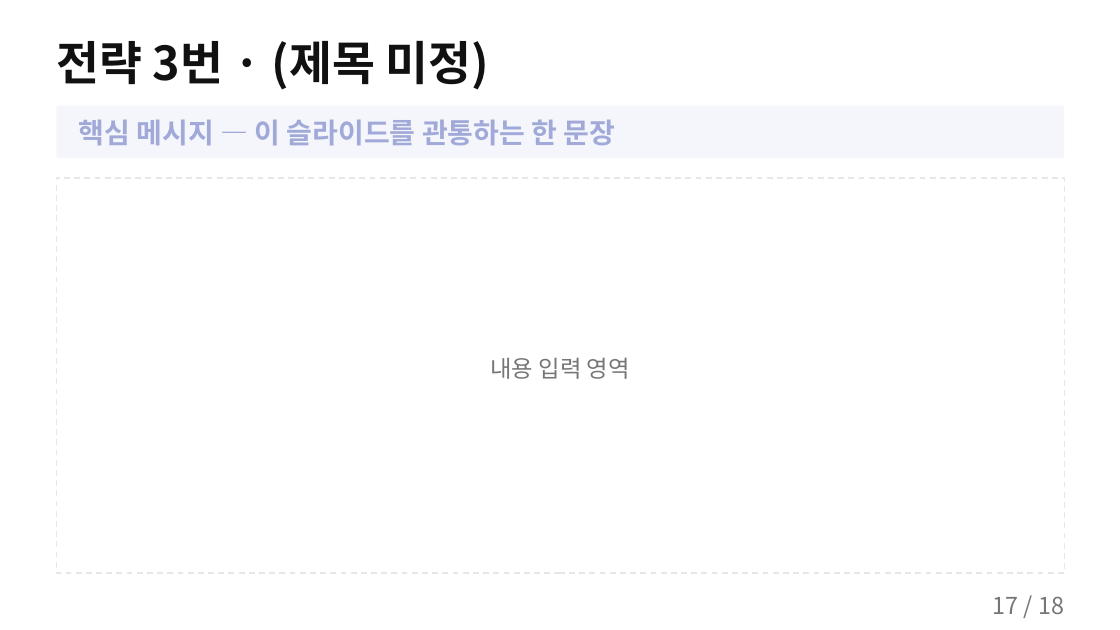
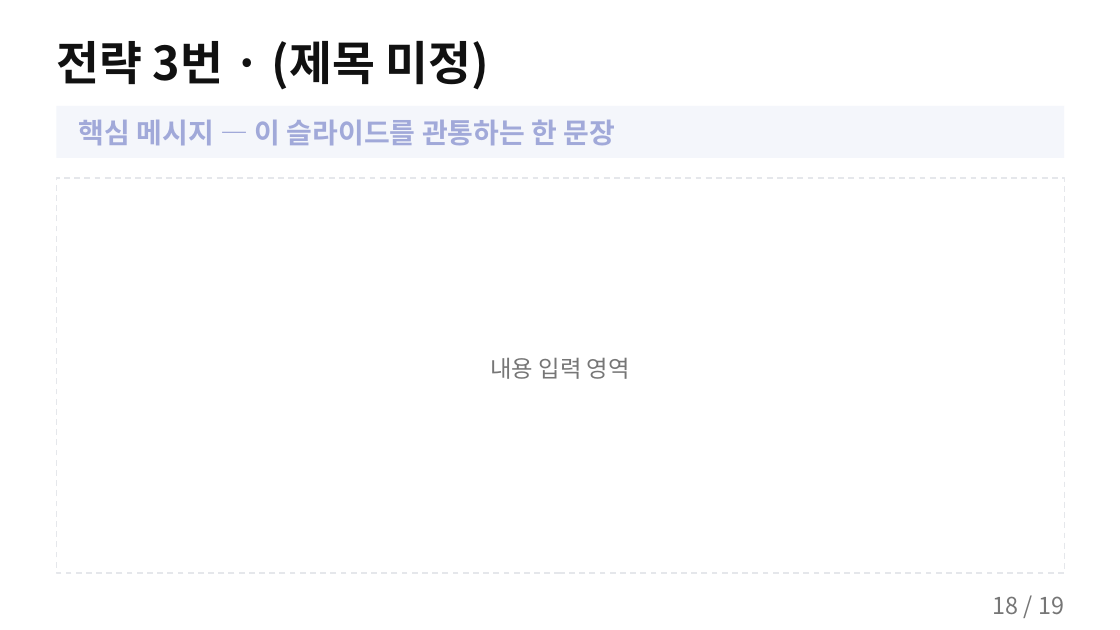
Before and after one commit to k31001/action-learning, a slide deck: slide 18 of outputs/presentation/storyline-common-overview.pptx (slide 17 before the commit). Drawn at 1120x630 pixels with LibreOffice and Linux fonts; fonts in the diff are those of the drawing. Boxes give left, top, right and bottom in pixels: in the first picture for what was removed or moved away, otherwise in the second. Text is boxed around its words. In the diff, an @@ line names an element or a change of style, - is before the commit and + after.

```diff
--- a/outputs/presentation/storyline-common-overview.pptx
+++ b/outputs/presentation/storyline-common-overview.pptx
@@ text at bbox=[993, 596, 1064, 614]: text changed @@
-17 / 18
+18 / 19
```
Also in this commit, not shown: 16 other slides changed, 1 slide added, 6 other files.
